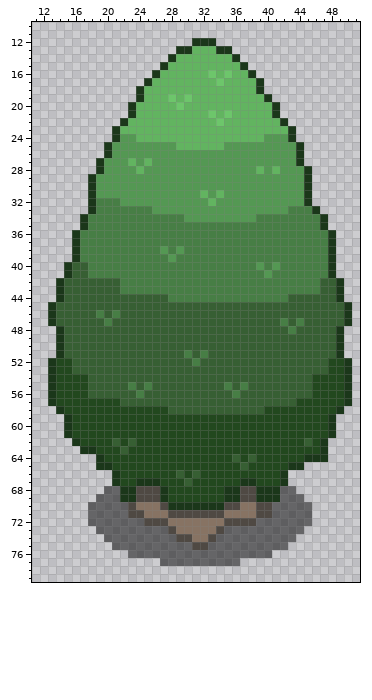
Two states of a sprite sheet, Assets/_Project/Art/Exports/World Assets/SPR Tree.png. The first picture shows the starting point.
The file is 64x80 pixels. Shown: x 11..51, y 10..79.
The result:
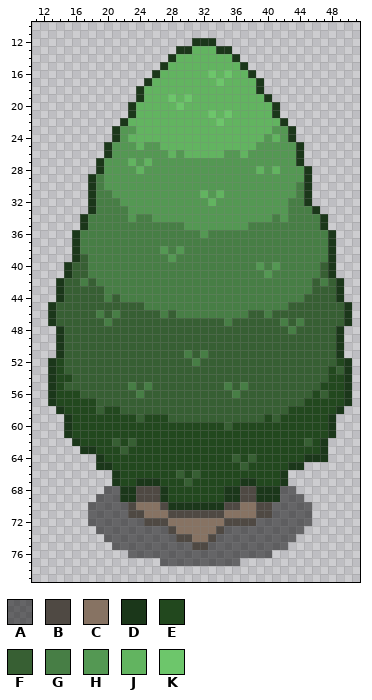
Palette (. is transparent): A #00000081  B #4f4943  C #877363  D #1b371a  E #22481e  F #375f33  G #477e45  H #549853  J #62b460  K #6dc66b
Diff:
{"y":23,"x":22,"old":"JJ","new":"HH"}
{"y":23,"x":41,"old":"JJ","new":"HH"}
{"y":24,"x":23,"old":"H","new":"J"}
{"y":24,"x":41,"old":"H","new":"J"}
{"y":25,"x":24,"old":"H","new":"J"}
{"y":25,"x":27,"old":"HH","new":"JJ"}
{"y":25,"x":35,"old":"HHHH","new":"JJJJ"}
{"y":26,"x":28,"old":"H","new":"J"}
{"y":26,"x":30,"old":"HHHHH","new":"JJJJJ"}
{"y":26,"x":37,"old":"H","new":"J"}
{"y":29,"x":19,"old":"H","new":"G"}
{"y":30,"x":19,"old":"H","new":"G"}
{"y":30,"x":44,"old":"H","new":"G"}
{"y":31,"x":19,"old":"HH","new":"GG"}
{"y":31,"x":44,"old":"H","new":"G"}
{"y":32,"x":43,"old":"HH","new":"GG"}
{"y":33,"x":23,"old":"GGG","new":"HHH"}
{"y":34,"x":23,"old":"G","new":"H"}
{"y":34,"x":26,"old":"GGGG","new":"HHHH"}
{"y":34,"x":39,"old":"GG","new":"HH"}
{"y":34,"x":42,"old":"G","new":"H"}
{"y":35,"x":30,"old":"GGGGGGGG","new":"HHHHHHHH"}
{"y":36,"x":32,"old":"G","new":"H"}
{"y":39,"x":17,"old":"G","new":"F"}
{"y":40,"x":47,"old":"G","new":"F"}
{"y":41,"x":47,"old":"G","new":"F"}
{"y":42,"x":17,"old":"F","new":"G"}
{"y":42,"x":19,"old":"FFF","new":"GGG"}
{"y":42,"x":46,"old":"GF","new":"FG"}
{"y":43,"x":20,"old":"FF","new":"GG"}
{"y":43,"x":46,"old":"G","new":"F"}
{"y":44,"x":20,"old":"F","new":"G"}
{"y":44,"x":22,"old":"FFFFFF","new":"GGGGGG"}
{"y":44,"x":43,"old":"FF","new":"GG"}
{"y":45,"x":25,"old":"FFFFFFFFFFFFFFFFFF","new":"GGGGGGGGGGGGGGGGGG"}
{"y":46,"x":27,"old":"F","new":"G"}
{"y":46,"x":29,"old":"FFFFFFFFF","new":"GGGGGGGGG"}
{"y":46,"x":40,"old":"F","new":"G"}
{"y":47,"x":35,"old":"F","new":"G"}
{"y":52,"x":15,"old":"E","new":"F"}
{"y":52,"x":48,"old":"E","new":"F"}
{"y":53,"x":15,"old":"E","new":"F"}
{"y":53,"x":49,"old":"E","new":"F"}
{"y":54,"x":16,"old":"EE","new":"FF"}
{"y":54,"x":46,"old":"EE","new":"FF"}
{"y":55,"x":15,"old":"EEE","new":"FFF"}
{"y":55,"x":46,"old":"E","new":"F"}
{"y":56,"x":17,"old":"E","new":"F"}
{"y":56,"x":47,"old":"E","new":"F"}
{"y":57,"x":19,"old":"EEE","new":"FFF"}
{"y":57,"x":44,"old":"E","new":"F"}
{"y":58,"x":19,"old":"E","new":"F"}
{"y":58,"x":22,"old":"EEEEEE","new":"FFFFFF"}
{"y":58,"x":40,"old":"EEE","new":"FFF"}
{"y":59,"x":24,"old":"E","new":"F"}
{"y":59,"x":28,"old":"EEEEEEEEEEEE","new":"FFFFFFFFFFFF"}
{"y":59,"x":41,"old":"E","new":"F"}
{"y":60,"x":35,"old":"E","new":"F"}
